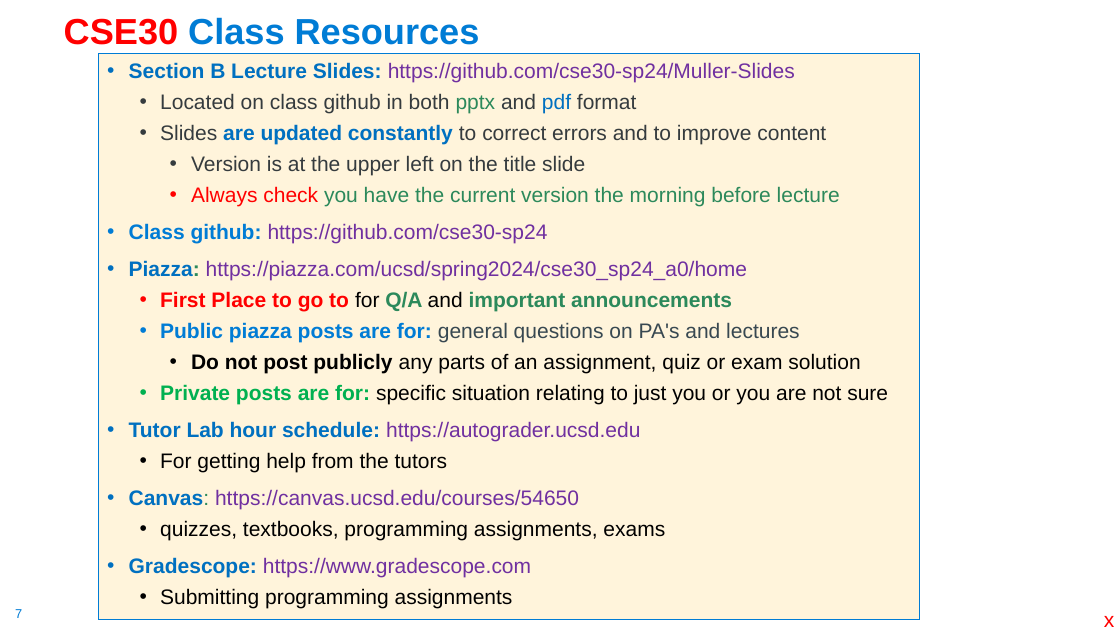
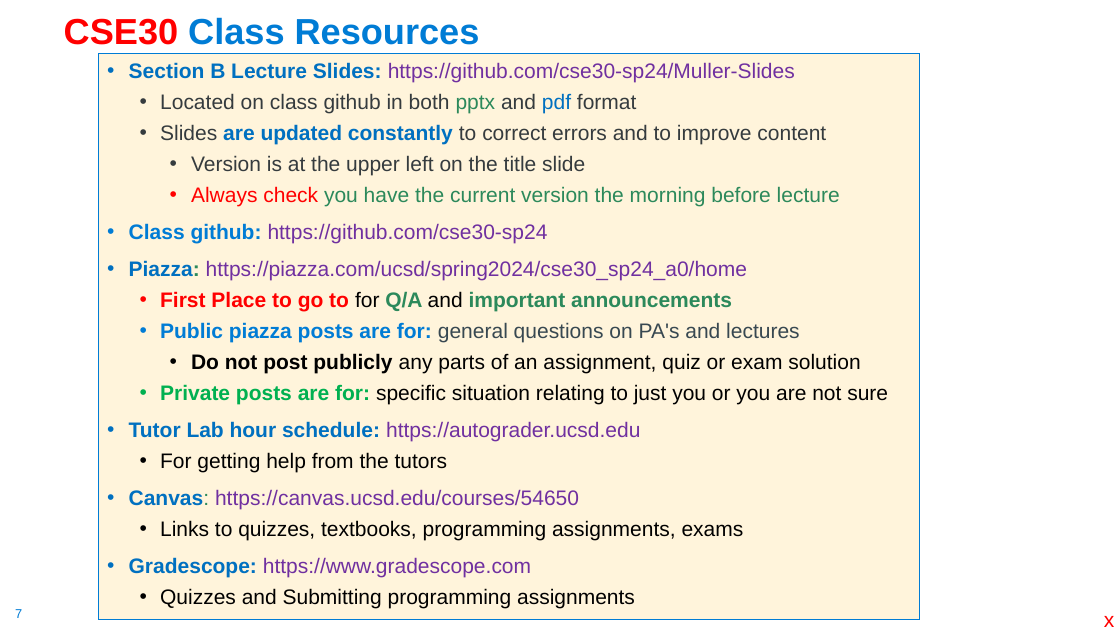
Before and after one commit to cse30-sp24/Muller-Slides, a slide deck: slide 7 of 01-C-Part1.pptx. Drawn at 1120x630 pixels with LibreOffice and Linux fonts; fonts in the diff are those of the drawing. Boxes give left, top, right and bottom in pixels: in the first picture for what was removed or moved away, otherwise in the second. Text is boxed around its words. In the diff, an @@ line names an element or a change of style, - is before the commit and + after.

```diff
--- a/01-C-Part1.pptx
+++ b/01-C-Part1.pptx
@@ text at (x1=160, y1=520, x2=744, y2=540): text changed @@
-  • quizzes, textbooks, programming assignments, exams
+  • Links to quizzes, textbooks, programming assignments, exams
@@ text at (x1=160, y1=588, x2=635, y2=608): text changed @@
-  • Submitting programming assignments
+  • Quizzes and Submitting programming assignments
```
Also in this commit, not shown: 20 other slides changed, 1 slide added, 1 other file.
